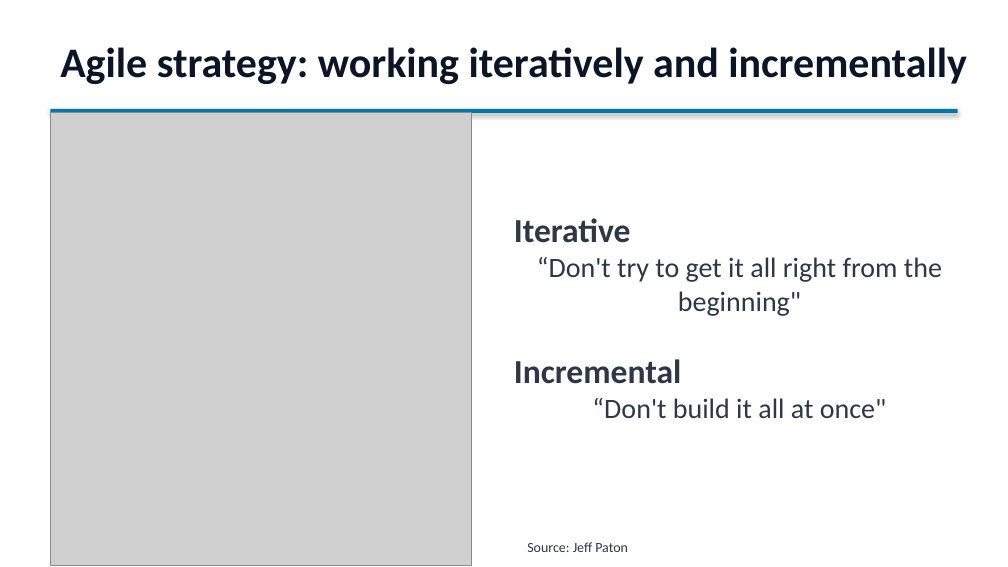
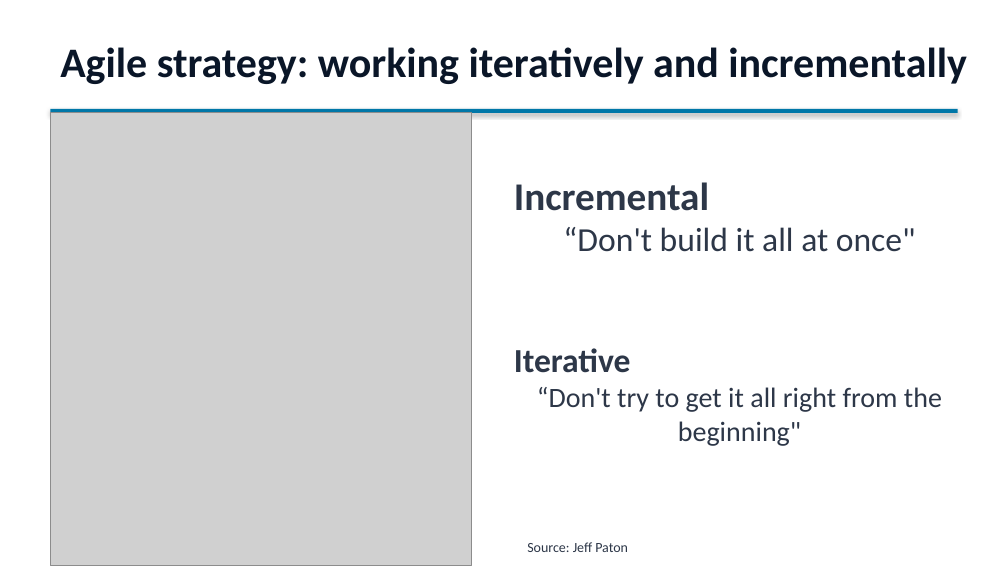
Before and after one commit to sefop/sefop-training-hub, a slide deck: slide 18 of workshops/2026-06-29-purdue/Purdue_Workshop.pptx. Drawn at 1008x567 pixels with LibreOffice and Linux fonts; fonts in the diff are those of the drawing; grey boxes stand for pictures. Boxes give left, top, right and bottom in pixels: in the first picture for what was removed or moved away, otherwise in the second. Text is boxed around its words. In the diff, an @@ line names an element or a change of style, - is before the commit and + after.

```diff
--- a/workshops/2026-06-29-purdue/Purdue_Workshop.pptx
+++ b/workshops/2026-06-29-purdue/Purdue_Workshop.pptx
@@ text "Incremental": place and size @@
-text "Incremental" at bbox=[514, 218, 942, 418]
+text "Incremental" at bbox=[514, 182, 942, 446]
@@ text at bbox=[514, 182, 916, 252]: paragraphs added @@
+Incremental
+“Don't build it all at once"
@@ text at bbox=[514, 359, 887, 418]: paragraphs removed @@
-Incremental
-“Don't build it all at once"
```
Also in this commit, not shown: 6 other slides changed, 12 slides added, 5 slides removed.
